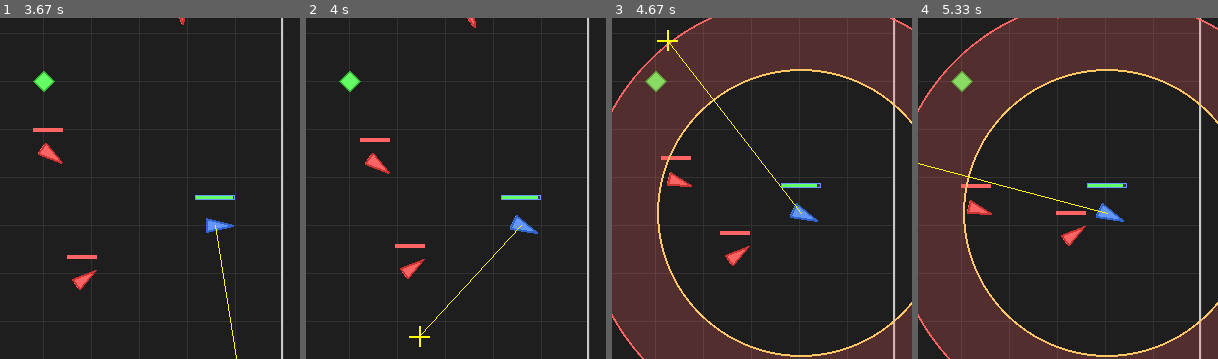
Above: before the commit, frames 1-4 (left to right).
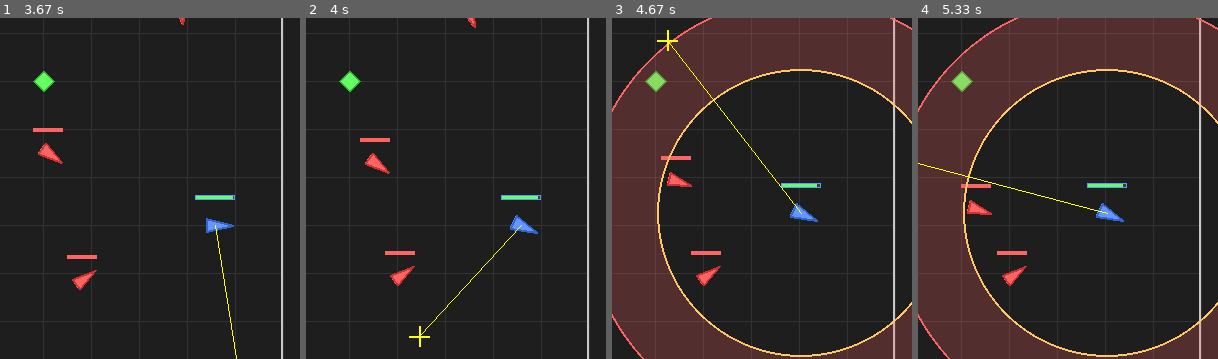
Above: after the commit, the same moments.

Repository: BlueRadio57445/White-Tower-AI-Boss
Game: pygame game, started from 強化學習專案/純白之塔_RL/dev_mode.py
Two runs of this game, one before a commit and one after it. Both use one fixed random seed, a clock stepped at 60 frames per second and the inputs below.
Inputs (mouse positions are % of the whole screen's width and height, from its top left):
- Up to frame 1 (3.67 s): hold D 0.33-0.8 s; move the mouse to (46, 56) at 0.37 s; tap 6 at 0.83 s; hold W 1.17-1.47 s; move the mouse to (50, 58) at 1.2 s; tap 3 at 1.32, 2.72 s; hold D 1.5-1.97 s; move the mouse to (26, 52) at 1.53 s; tap 1 at 1.65, 3.05 s; hold A 2-2.53 s; move the mouse to (60, 74) at 2.03 s; tap 2 at 2.15, 3.48 s; hold S 2.57-2.87 s; move the mouse to (19, 75) at 2.6 s; hold A 2.9-3.3 s; move the mouse to (65, 16) at 2.93 s; hold W from 3.33 s (still down); move the mouse to (86, 87) at 3.37 s
- Up to frame 2 (4 s): release W at 3.7 s; hold D from 3.73 s (still down); move the mouse to (62, 60) at 3.77 s; tap 3 at 3.88 s
- Up to frame 3 (4.67 s): release D at 4.37 s; hold S from 4.4 s (still down); move the mouse to (52, 17) at 4.43 s; tap 1 at 4.55 s
- Up to frame 4 (5.33 s): release S at 4.77 s; hold A 4.8-5.27 s; move the mouse to (26, 31) at 4.83 s; tap 2 at 4.95 s; hold D from 5.3 s (still down)
The pictures show only the part of the screen within x 43-93%, y 14-64%; the shares and areas given below are measured in that part.

Frame 1 is identical in both runs. In frame 2, 0.5% of the frame differs, in the area x 26-40%, y 66-79%; in frame 3, 0.6%, in the area x 26-46%, y 62-79%; in frame 4, 0.6%.

Commit message:
狂戰士行為修正

Diff:
--- a/強化學習專案/純白之塔_RL/game/behaviors/berserker.py
+++ b/強化學習專案/純白之塔_RL/game/behaviors/berserker.py
@@ -52,9 +52,9 @@
         # 決定轉向：永遠面向 Agent
         turning = self._decide_turning(angle_diff)
 
-        # 決定移動：面向 Agent 時才前進
+        # 決定移動：面向 Agent 時才前進，但進入攻擊範圍就停止
         movement = MovementType.IDLE
-        if self._is_facing_target(angle_diff, tolerance=0.5):
+        if distance > self.attack_range and self._is_facing_target(angle_diff, tolerance=0.5):
             if distance > self.sprint_threshold:
                 movement = MovementType.SPRINT_FORWARD
             else:
